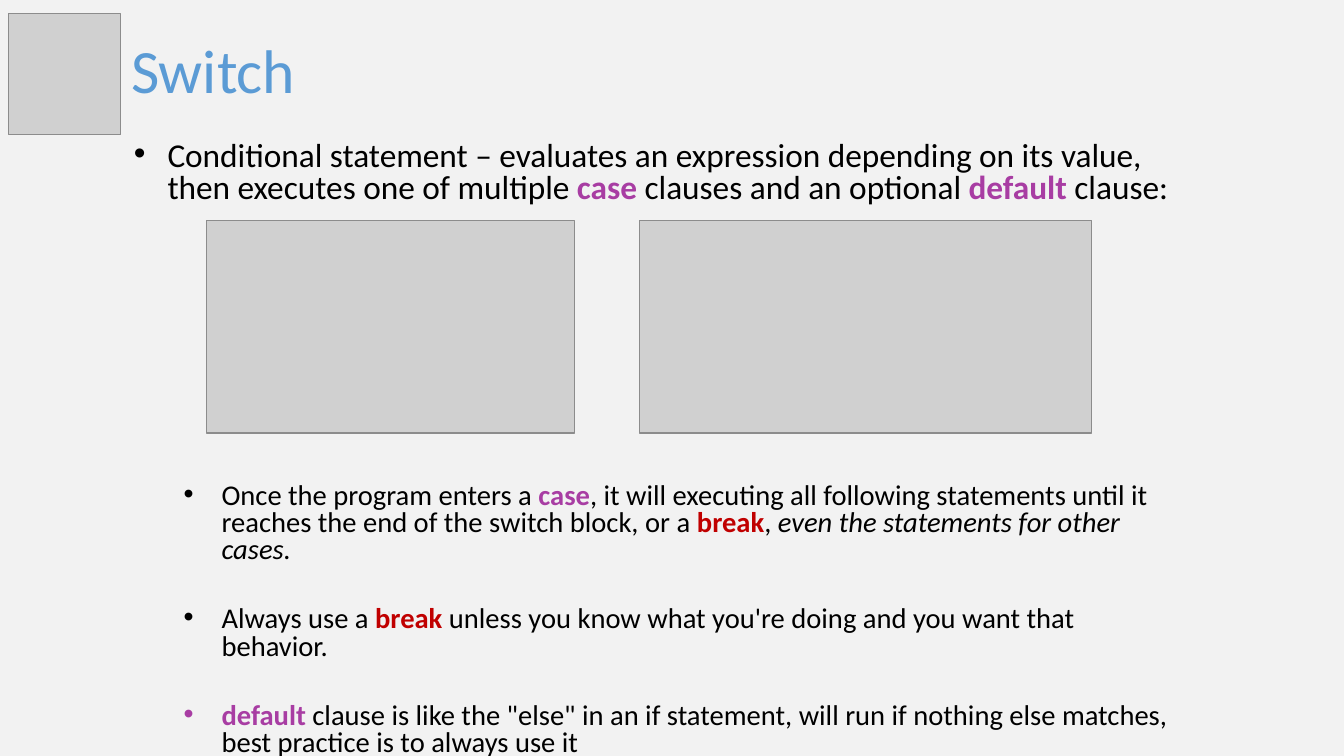
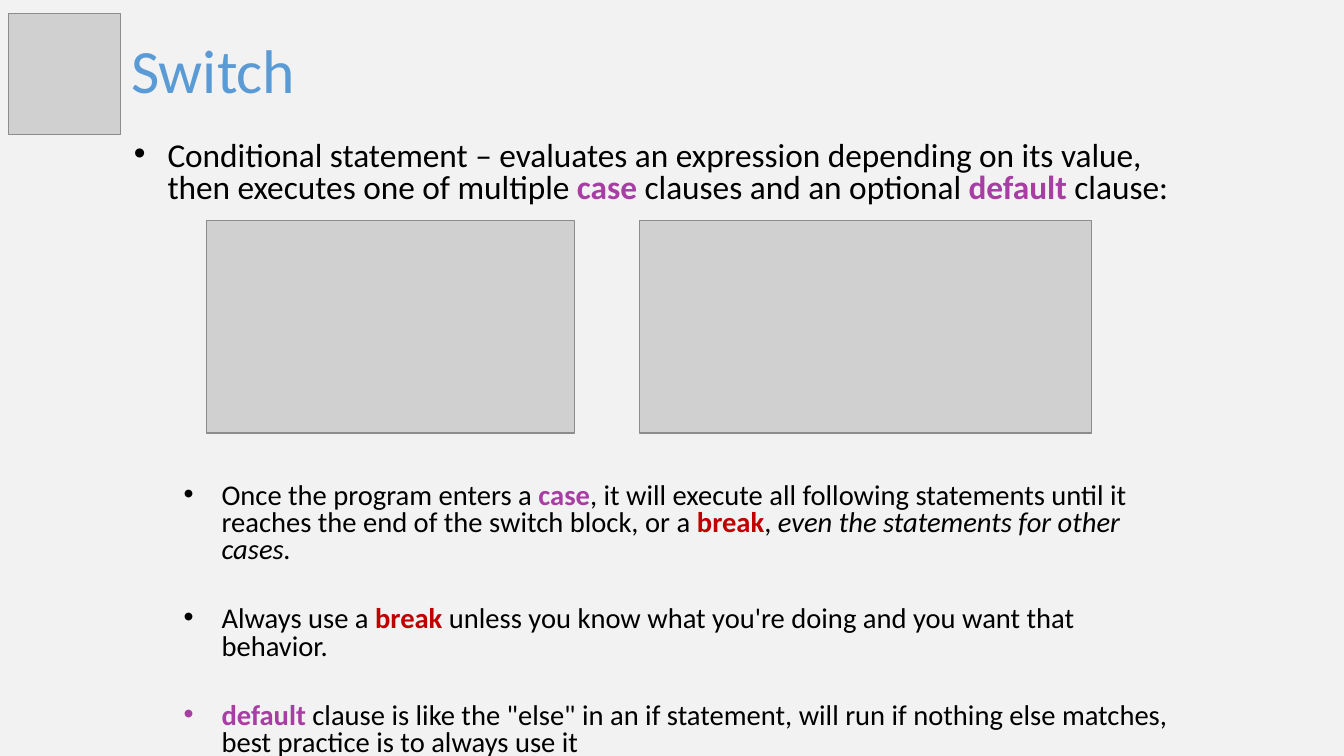
Before and after one commit to stephanieraymos/6-2021-cohort-week-3, a slide deck: slide 21 of Slides/Slides-week3.pptx. Drawn at 1344x756 pixels with LibreOffice and Linux fonts; fonts in the diff are those of the drawing; grey boxes stand for pictures. Boxes give left, top, right and bottom in pixels: in the first picture for what was removed or moved away, otherwise in the second. Text is boxed around its words. In the diff, an @@ line names an element or a change of style, - is before the commit and + after.

```diff
--- a/Slides/Slides-week3.pptx
+++ b/Slides/Slides-week3.pptx
@@ text at [222, 485, 1126, 560]: text changed @@
-  • Once the program enters a case, it will executing all following statements until it reaches the end of the switch block, or a break, even the statements for other cases.
+  • Once the program enters a case, it will execute all following statements until it reaches the end of the switch block, or a break, even the statements for other cases.
```
Also in this commit, not shown: 3 other slides changed, 4 slides removed, 1 other file.
